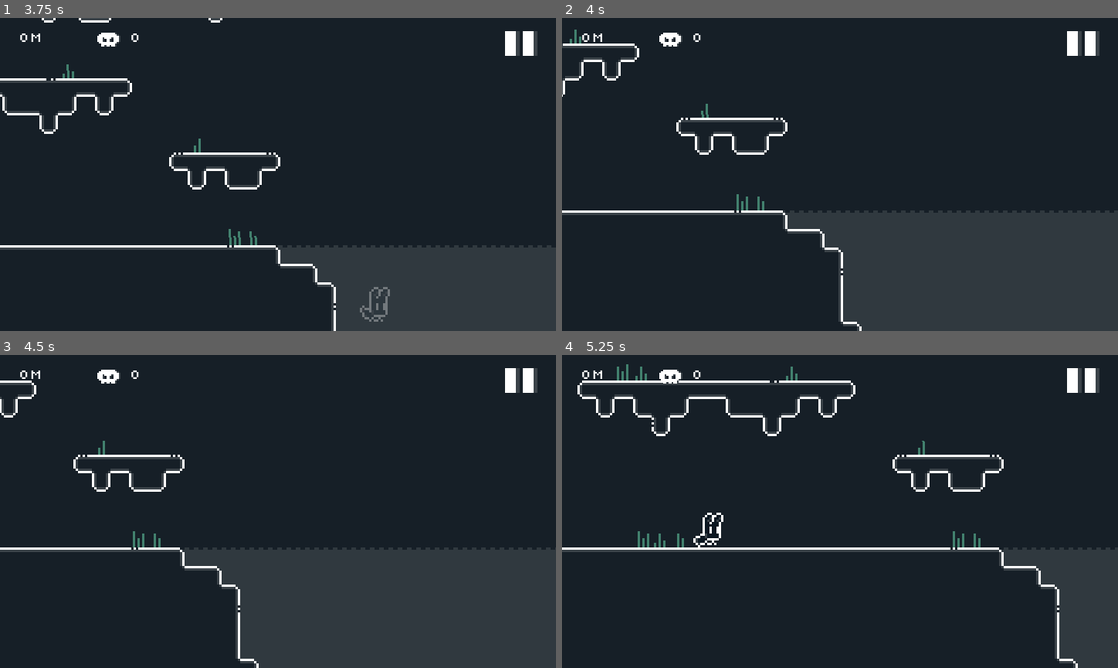
Above: before the commit, frames 1-4 (two rows, left to right).
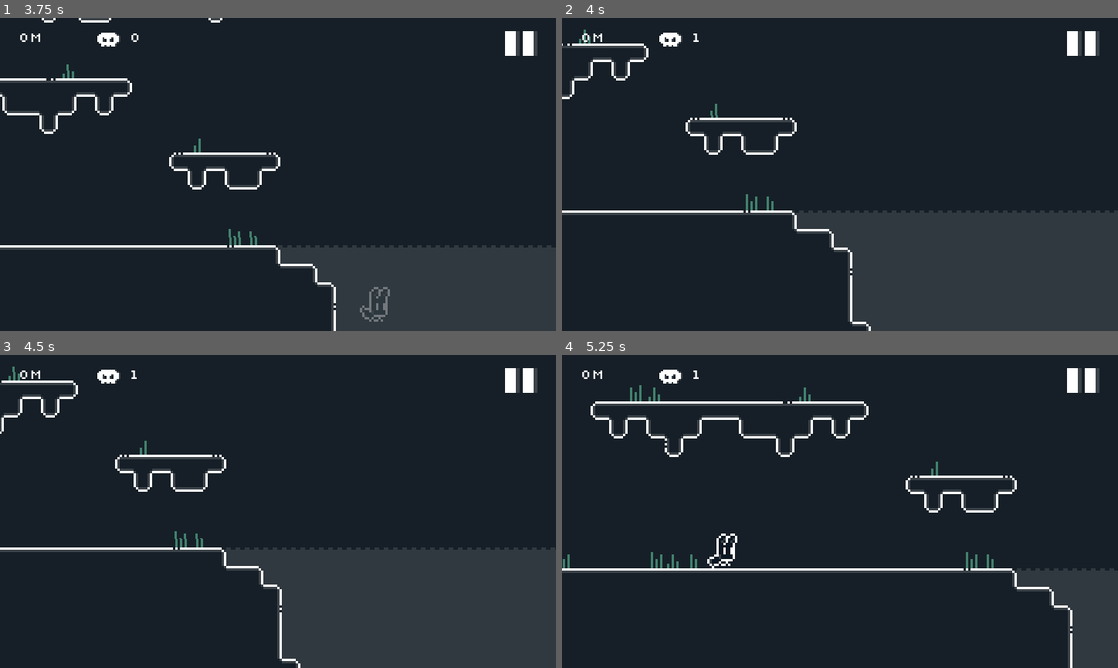
Above: after the commit, the same moments.

Repository: adityarahmanda/RabvantureGodot
Game: Godot game, scene res://Scenes/Game.tscn
Same seed, same stepped clock (60 frames per second), same inputs: the game is played once before the commit and once after it.
Inputs:
- Up to frame 1 (3.75 s): hold Right (ui_right) 0.53-2.03 s; tap Space (ui_select) at 0.6, 0.77, 1.07, 1.35, 1.52, 1.82, 2.1, 2.85, 3.02, 3.32, 3.6 s; hold Left (ui_left) 2.03-2.78 s; hold Right (ui_right) from 2.78 s (still down)
- Up to frame 2 (4 s): keep holding Right (ui_right); tap Space (ui_select) at 3.77 s
- Up to frame 3 (4.5 s): tap Space (ui_select) at 4.07, 4.35 s; release Right (ui_right) at 4.28 s; hold Left (ui_left) from 4.28 s (still down)
- Up to frame 4 (5.25 s): tap Space (ui_select) at 4.52, 4.82, 5.1 s; release Left (ui_left) at 5.03 s; hold Right (ui_right) from 5.03 s (still down)

Frame 1 is identical in both runs. In frame 2, 2.4% of the frame differs, in the area x 0-56%, y 3-100%; in frame 3, 5.3%; in frame 4, 11%, in the area x 0-100%, y 2-100%.

Commit message:
make UI input shape bigger

Diff:
--- a/Components/UI/GameUIInput.tscn
+++ b/Components/UI/GameUIInput.tscn
@@ -7,6 +7,15 @@
 [ext_resource type="Texture2D" uid="uid://cfmbpss6ruwv" path="res://Sprites/SpriteAtlas/RightPressedInputButton.tres" id="5_d00bu"]
 [ext_resource type="Texture2D" uid="uid://b5ki4c688fvaf" path="res://Sprites/SpriteAtlas/JumpInputButton.tres" id="6_xgaoa"]
 [ext_resource type="Texture2D" uid="uid://clq3kkw0fbt6s" path="res://Sprites/SpriteAtlas/JumpPressedInputButton.tres" id="7_8il7a"]
+
+[sub_resource type="RectangleShape2D" id="RectangleShape2D_sw046"]
+size = Vector2(17.5, 20)
+
+[sub_resource type="RectangleShape2D" id="RectangleShape2D_wws6h"]
+size = Vector2(17.5, 20)
+
+[sub_resource type="RectangleShape2D" id="RectangleShape2D_4vy7o"]
+size = Vector2(25, 20)
 
 [node name="GameUIInput" type="Control"]
 layout_mode = 3
@@ -33,6 +42,8 @@
 scale = Vector2(1.5, 1.5)
 texture_normal = ExtResource("2_qcab3")
 texture_pressed = ExtResource("3_eikkm")
+shape = SubResource("RectangleShape2D_sw046")
+visibility_mode = 1
 
 [node name="RightInputButton" type="TouchScreenButton" parent="BottomLeftContainer"]
 unique_name_in_owner = true
@@ -40,6 +51,8 @@
 scale = Vector2(1.5, 1.5)
 texture_normal = ExtResource("4_rt6jr")
 texture_pressed = ExtResource("5_d00bu")
+shape = SubResource("RectangleShape2D_wws6h")
+visibility_mode = 1
 
 [node name="BottomRightContainer" type="HBoxContainer" parent="."]
 layout_mode = 1
@@ -60,3 +73,5 @@
 scale = Vector2(1.5, 1.5)
 texture_normal = ExtResource("6_xgaoa")
 texture_pressed = ExtResource("7_8il7a")
+shape = SubResource("RectangleShape2D_4vy7o")
+visibility_mode = 1
--- a/Scripts/UI/GameUIInput.gd
+++ b/Scripts/UI/GameUIInput.gd
@@ -6,14 +6,6 @@
 @onready var jump_input_button : TouchScreenButton = %JumpInputButton
 
 func _ready():
-	if OS.get_name() == "Android":
-		left_input_button.set_action("ui_left")
-		right_input_button.set_action("ui_right")
-		jump_input_button.set_action("ui_select")
-		left_input_button.visible = true
-		right_input_button.visible = true
-		jump_input_button.visible = true
-	else:
-		left_input_button.visible = false
-		right_input_button.visible = false
-		jump_input_button.visible = false
+	left_input_button.set_action("ui_left")
+	right_input_button.set_action("ui_right")
+	jump_input_button.set_action("ui_select")
--- a/Scripts/_Core/GameManager.gd
+++ b/Scripts/_Core/GameManager.gd
@@ -19,15 +19,15 @@
 	player.on_dead.connect(on_player_die.bind())
 
 func on_player_die() -> void:
+	Global.death_count += 1
+	main_camera.follow_target = null
+	main_canvas.refresh_ui()
+	SaveGame.save_json()
 	await get_tree().create_timer(Global.reset_scene_delay).timeout
-	Global.death_count += 1
-	SaveGame.save_json()
-	reset_game()
+	main_camera.follow_target = player
+	player.respawn()
 
 func handle_score() -> void:
 	if (player == null): return
 	Global.score = maxi(0, -player.position.y as int)
 	main_canvas.set_score(Global.score)
-
-func reset_game() -> void:
-	player.respawn()
Not shown: 1 places in Components/UI/GameUIInput.tscn that only renumber resources
